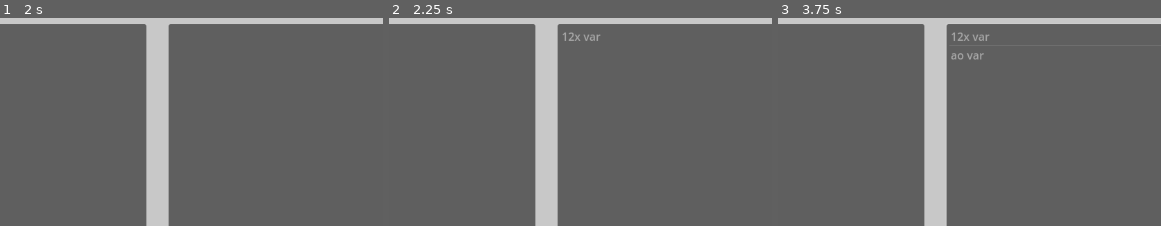
Above: before the commit, frames 1-3 (left to right).
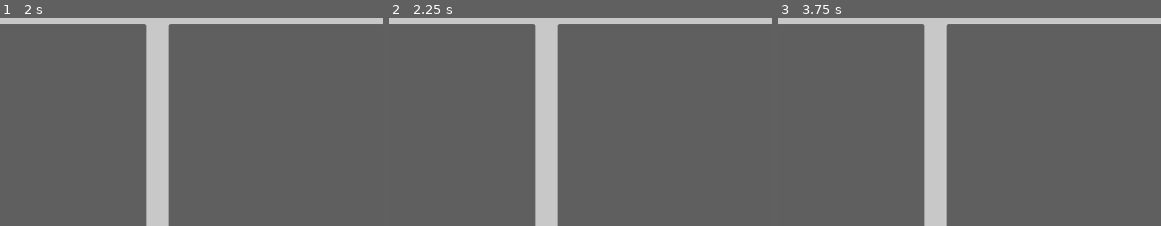
Above: after the commit, the same moments.

Repository: NemoNology/Programing-languages-theory
Game: Godot game, scene res://Data/Scenes/test_logic.tscn
Same seed, same stepped clock (60 frames per second), same inputs: the game is played once before the commit and once after it. This scene is started directly instead of the project's main scene.
Inputs (mouse positions are % of the whole screen's width and height, from its top left):
- Up to frame 1 (2 s): click (25, 50) at 0.52 s; type "12" at 0.6 s; tap Enter at 1.25 s; move the mouse to (45, 72) at 1.27 s; tap X at 1.35 s; click (45, 72) at 1.42 s
- Up to frame 2 (2.25 s): tap Space at 2 s; move the mouse to (81, 66) at 2.02 s; tap Delete at 2.1 s
- Up to frame 3 (3.75 s): tap Enter at 2.75 s; move the mouse to (19, 34) at 2.77 s; hold A from 2.78 s (still down); tap O at 2.85 s; tap Space at 3.5 s; move the mouse to (55, 50) at 3.52 s; tap X at 3.6 s; click (55, 50) at 3.67 s
The pictures show only the part of the screen within x 29-79%, y 0-50%; the shares and areas given below are measured in that part.

Frame 1 is identical in both runs. In frame 2, 0.1% of the frame differs, in the area x 45-56%, y 6-12%; in frame 3, 0.3%, in the area x 45-56%, y 6-21%.
Error after the commit: Parse Error: Class "Lexer" hides a global script class. (res://Data/Scripts/Other/test_logic.gd:8)

Commit message:
Lexer class: Nothing

Diff:
--- a/Lab-s/Translator/Godot-project/Data/Scripts/Lexer/lexer.gd
+++ b/Lab-s/Translator/Godot-project/Data/Scripts/Lexer/lexer.gd
@@ -1 +1 @@
-extends Node
+class_name Lexer
